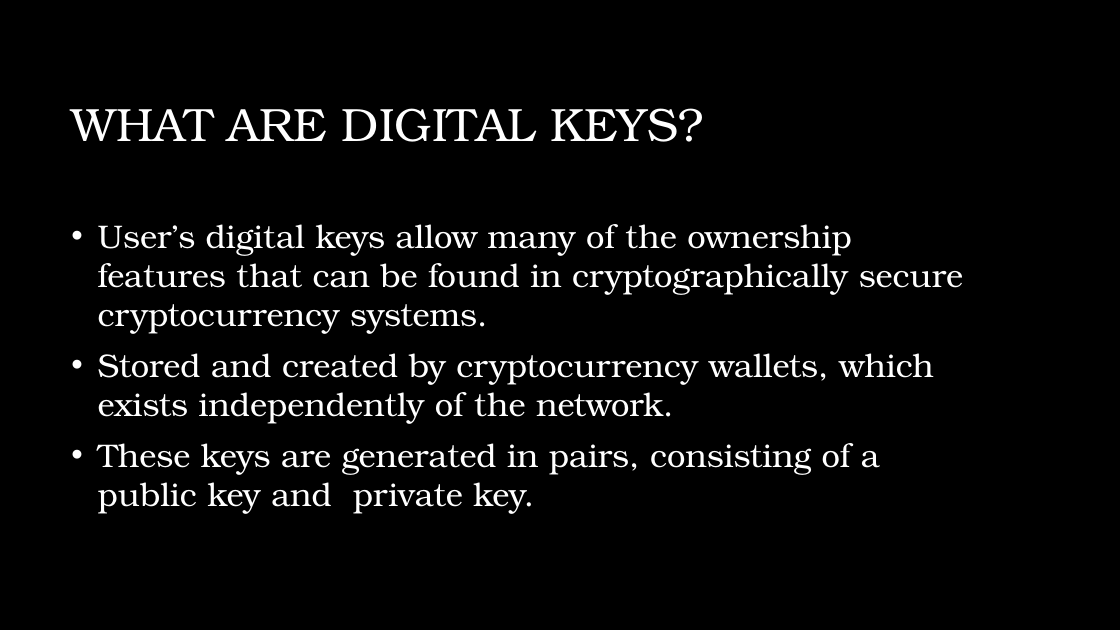
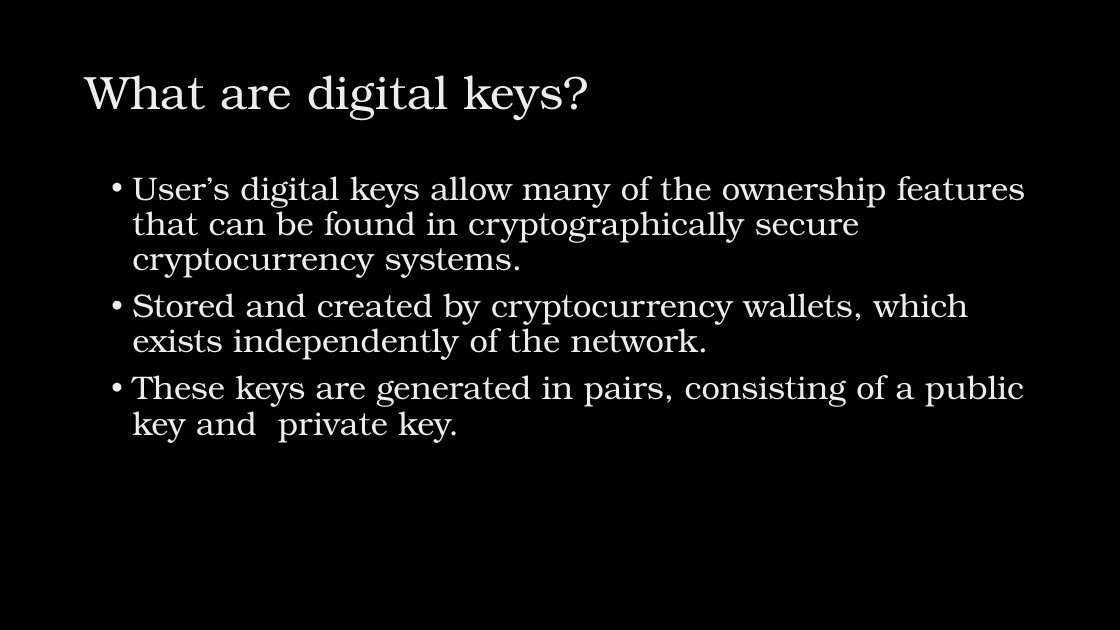
Before and after one commit to sushant76/IPHI, a slide deck: slide 14 of BlockchainDS.pptx (slide 10 before the commit). Drawn at 1120x630 pixels with LibreOffice and Linux fonts; fonts in the diff are those of the drawing; background and template pictures are left out. Boxes give left, top, right and bottom in pixels: in the first picture for what was removed or moved away, otherwise in the second. Text is boxed around its words. In the diff, an @@ line names an element or a change of style, - is before the commit and + after.

```diff
--- a/BlockchainDS.pptx
+++ b/BlockchainDS.pptx
@@ title at box(85, 75, 588, 120): text changed; text colour #FFFFFF to gradient #BFBFBF to #EDEDED to #FFFFFF @@
-WHAT ARE DIGITAL KEYS?
+What are digital keys?
@@ text "User’s digital keys allow many ...": place and size @@
-text "User’s digital keys allow many ..." at box(98, 224, 963, 514)
+text "User’s digital keys allow many ..." at box(132, 176, 1025, 443)
@@ text "User’s digital keys allow many ..." at box(132, 176, 1025, 443): text colour #FFFFFF to gradient #BFBFBF to #EDEDED to #FFFFFF; indent changed; line spacing 1 to 0.9; vertical alignment middle to top @@
```
Also in this commit, not shown: 12 other slides changed, 4 slides added.
